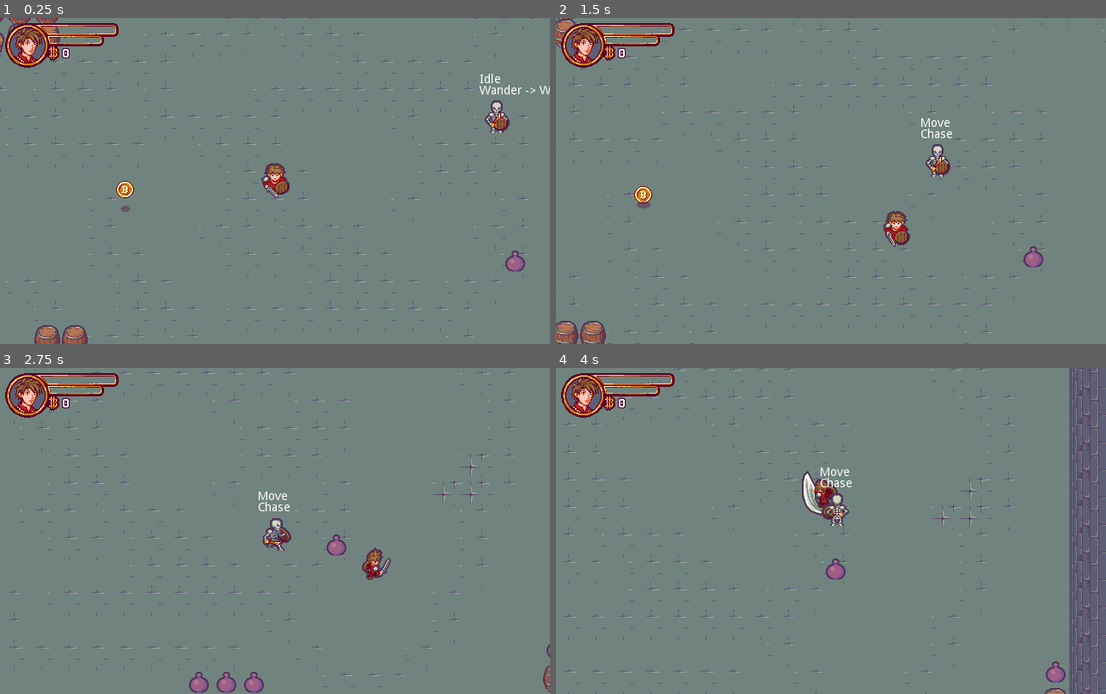
Above: before the commit, frames 1-4 (two rows, left to right).
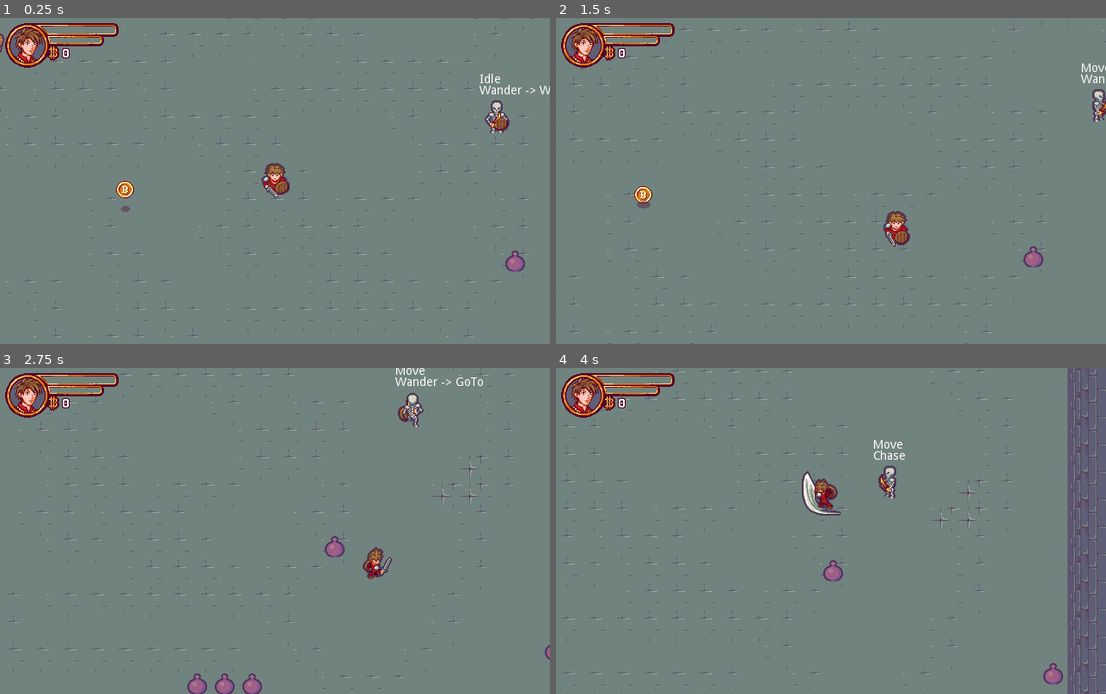
Above: after the commit, the same moments.

Repository: Franofarion/Godot-2D-ZeldIsaac-Tutorial
Game: Godot game, scene res://Scenes/Levels/Level.tscn
Same seed, same stepped clock (60 frames per second), same inputs: the game is played once before the commit and once after it. Sound files missing from this copy of the repository are replaced by a short silence.
Inputs:
- Up to frame 1 (0.25 s): no input
- Up to frame 2 (1.5 s): tap Enter (ui_accept) at 0.5, 0.77 s; hold Right (ui_right) 0.53-1.28 s; hold Down (ui_down) from 1.28 s (still down)
- Up to frame 3 (2.75 s): tap Enter (ui_accept) at 1.52 s; release Down (ui_down) at 2.03 s; hold Right (ui_right) from 2.03 s (still down)
- Up to frame 4 (4 s): release Right (ui_right) at 2.78 s; hold Up (ui_up) 2.78-3.53 s; tap Enter (ui_accept) at 3.02, 3.77 s; hold Left (ui_left) from 3.53 s (still down)

The runs differ from the first frame. In frame 1, 0.7% of the frame differs, in the area x 0-72%, y 0-100%; in frame 2, 1.4%; in frame 3, 4.0%; in frame 4, 6.8%, in the area x 1-100%, y 0-100%.

Commit message:
pathfinder / astar

Diff:
--- a/Autoload/Events.gd
+++ b/Autoload/Events.gd
@@ -4,4 +4,6 @@
 
 signal spawn_coin(pos)
 signal coin_collected()
-signal nb_coins_changed()
+signal nb_coins_changed(nb_coins)
+
+signal obstacle_destroyed(obstacles)
--- a/Scenes/Actors/Character/CharacterSpriteFrame.tres
+++ b/Scenes/Actors/Character/CharacterSpriteFrame.tres
@@ -1,6 +1,70 @@
 [gd_resource type="SpriteFrames" load_steps=34 format=2]
 
 [ext_resource path="res://Scenes/Actors/Character/Sprites/Character_SpriteSheet.png" type="Texture" id=1]
+
+[sub_resource type="AtlasTexture" id=10]
+atlas = ExtResource( 1 )
+region = Rect2( 0, 0, 64, 64 )
+
+[sub_resource type="AtlasTexture" id=11]
+atlas = ExtResource( 1 )
+region = Rect2( 64, 0, 64, 64 )
+
+[sub_resource type="AtlasTexture" id=12]
+atlas = ExtResource( 1 )
+region = Rect2( 128, 0, 64, 64 )
+
+[sub_resource type="AtlasTexture" id=13]
+atlas = ExtResource( 1 )
+region = Rect2( 192, 0, 64, 64 )
+
+[sub_resource type="AtlasTexture" id=14]
+atlas = ExtResource( 1 )
+region = Rect2( 0, 192, 64, 64 )
+
+[sub_resource type="AtlasTexture" id=15]
+atlas = ExtResource( 1 )
+region = Rect2( 64, 192, 64, 64 )
+
+[sub_resource type="AtlasTexture" id=16]
+atlas = ExtResource( 1 )
+region = Rect2( 128, 192, 64, 64 )
+
+[sub_resource type="AtlasTexture" id=17]
+atlas = ExtResource( 1 )
+region = Rect2( 192, 192, 64, 64 )
+
+[sub_resource type="AtlasTexture" id=2]
+atlas = ExtResource( 1 )
+region = Rect2( 0, 128, 64, 64 )
+
+[sub_resource type="AtlasTexture" id=3]
+atlas = ExtResource( 1 )
+region = Rect2( 64, 128, 64, 64 )
+
+[sub_resource type="AtlasTexture" id=4]
+atlas = ExtResource( 1 )
+region = Rect2( 128, 128, 64, 64 )
+
+[sub_resource type="AtlasTexture" id=5]
+atlas = ExtResource( 1 )
+region = Rect2( 192, 128, 64, 64 )
+
+[sub_resource type="AtlasTexture" id=6]
+atlas = ExtResource( 1 )
+region = Rect2( 0, 64, 64, 64 )
+
+[sub_resource type="AtlasTexture" id=7]
+atlas = ExtResource( 1 )
+region = Rect2( 64, 64, 64, 64 )
+
+[sub_resource type="AtlasTexture" id=8]
+atlas = ExtResource( 1 )
+region = Rect2( 128, 64, 64, 64 )
+
+[sub_resource type="AtlasTexture" id=9]
+atlas = ExtResource( 1 )
+region = Rect2( 192, 64, 64, 64 )
 
 [sub_resource type="AtlasTexture" id=32]
 atlas = ExtResource( 1 )
@@ -66,72 +130,28 @@
 atlas = ExtResource( 1 )
 region = Rect2( 448, 64, 64, 64 )
 
-[sub_resource type="AtlasTexture" id=10]
-atlas = ExtResource( 1 )
-region = Rect2( 0, 0, 64, 64 )
-
-[sub_resource type="AtlasTexture" id=11]
-atlas = ExtResource( 1 )
-region = Rect2( 64, 0, 64, 64 )
-
-[sub_resource type="AtlasTexture" id=12]
-atlas = ExtResource( 1 )
-region = Rect2( 128, 0, 64, 64 )
-
-[sub_resource type="AtlasTexture" id=13]
-atlas = ExtResource( 1 )
-region = Rect2( 192, 0, 64, 64 )
-
-[sub_resource type="AtlasTexture" id=14]
-atlas = ExtResource( 1 )
-region = Rect2( 0, 192, 64, 64 )
-
-[sub_resource type="AtlasTexture" id=15]
-atlas = ExtResource( 1 )
-region = Rect2( 64, 192, 64, 64 )
-
-[sub_resource type="AtlasTexture" id=16]
-atlas = ExtResource( 1 )
-region = Rect2( 128, 192, 64, 64 )
-
-[sub_resource type="AtlasTexture" id=17]
-atlas = ExtResource( 1 )
-region = Rect2( 192, 192, 64, 64 )
-
-[sub_resource type="AtlasTexture" id=2]
-atlas = ExtResource( 1 )
-region = Rect2( 0, 128, 64, 64 )
-
-[sub_resource type="AtlasTexture" id=3]
-atlas = ExtResource( 1 )
-region = Rect2( 64, 128, 64, 64 )
-
-[sub_resource type="AtlasTexture" id=4]
-atlas = ExtResource( 1 )
-region = Rect2( 128, 128, 64, 64 )
-
-[sub_resource type="AtlasTexture" id=5]
-atlas = ExtResource( 1 )
-region = Rect2( 192, 128, 64, 64 )
-
-[sub_resource type="AtlasTexture" id=6]
-atlas = ExtResource( 1 )
-region = Rect2( 0, 64, 64, 64 )
-
-[sub_resource type="AtlasTexture" id=7]
-atlas = ExtResource( 1 )
-region = Rect2( 64, 64, 64, 64 )
-
-[sub_resource type="AtlasTexture" id=8]
-atlas = ExtResource( 1 )
-region = Rect2( 128, 64, 64, 64 )
-
-[sub_resource type="AtlasTexture" id=9]
-atlas = ExtResource( 1 )
-region = Rect2( 192, 64, 64, 64 )
-
 [resource]
 animations = [ {
+"frames": [ SubResource( 10 ), SubResource( 11 ), SubResource( 12 ), SubResource( 13 ) ],
+"loop": true,
+"name": "MoveDown",
+"speed": 8.0
+}, {
+"frames": [ SubResource( 14 ), SubResource( 15 ), SubResource( 16 ), SubResource( 17 ) ],
+"loop": true,
+"name": "MoveLeft",
+"speed": 8.0
+}, {
+"frames": [ SubResource( 2 ), SubResource( 3 ), SubResource( 4 ), SubResource( 5 ) ],
+"loop": true,
+"name": "MoveRight",
+"speed": 8.0
+}, {
+"frames": [ SubResource( 6 ), SubResource( 7 ), SubResource( 8 ), SubResource( 9 ) ],
+"loop": true,
+"name": "MoveUp",
+"speed": 8.0
+}, {
 "frames": [ SubResource( 32 ) ],
 "loop": true,
 "name": "IdleLeft",
@@ -171,24 +191,4 @@
 "loop": false,
 "name": "AttackUp",
 "speed": 8.0
-}, {
-"frames": [ SubResource( 10 ), SubResource( 11 ), SubResource( 12 ), SubResource( 13 ) ],
-"loop": true,
-"name": "MoveDown",
-"speed": 8.0
-}, {
-"frames": [ SubResource( 14 ), SubResource( 15 ), SubResource( 16 ), SubResource( 17 ) ],
-"loop": true,
-"name": "MoveLeft",
-"speed": 8.0
-}, {
-"frames": [ SubResource( 2 ), SubResource( 3 ), SubResource( 4 ), SubResource( 5 ) ],
-"loop": true,
-"name": "MoveRight",
-"speed": 8.0
-}, {
-"frames": [ SubResource( 6 ), SubResource( 7 ), SubResource( 8 ), SubResource( 9 ) ],
-"loop": true,
-"name": "MoveUp",
-"speed": 8.0
 } ]
--- a/Scenes/Actors/Enemy/BehaviourState/WanderState.gd
+++ b/Scenes/Actors/Enemy/BehaviourState/WanderState.gd
@@ -2,7 +2,7 @@
 class_name WanderState
 
 export var min_wander_distance := 50.0
-export var max_wander_distance := 100.0
+export var max_wander_distance := 200.0
 
 func _ready():
 	var __ = $Wait.connect("wait_time_finished", self, "_on_Wait_wait_time_finished")
@@ -12,19 +12,26 @@
 
 #### LOGIC ####
 
-func _generate_new_destination() -> Vector2:
+func _generate_random_destination() -> Vector2:
 	var angle = deg2rad(rand_range(0.0, 360.0))
 	var direction = Vector2(cos(angle), sin(angle))
 	var distance = rand_range(min_wander_distance, max_wander_distance)
 
 	return owner.global_position + direction * distance
 
+func _find_wander_destination() -> Vector2:
+	var pos = _generate_random_destination()
+	if owner.pathfinder != null:
+		if !owner.pathfinder.is_position_valid(pos):
+			# doing recursive instead of while loop
+			return _find_wander_destination()
+	return pos
 
 
 #### SIGNAL RESPONSES ####
 
 func _on_Wait_wait_time_finished() -> void:
-	owner.update_move_path(_generate_new_destination())
+	owner.update_move_path(_find_wander_destination())
 	set_state("GoTo")
 
 func _on_Enemy_move_path_finished() -> void:
--- a/Scenes/Actors/Enemy/Enemy.gd
+++ b/Scenes/Actors/Enemy/Enemy.gd
@@ -7,6 +7,8 @@
 
 var target : Node2D = null
 var path : Array = []
+
+var pathfinder : Pathfinder = null
 
 var target_in_chase_area : bool = false setget set_target_in_chase_area
 var target_in_attack_area : bool = false setget set_target_in_attack_area
@@ -57,7 +59,10 @@
 		behaviour_tree.set_state("Wander")
 
 func update_move_path(dest: Vector2) -> void:
-	path = [dest]
+	if pathfinder == null:
+		path = [dest]
+	else:
+		path = pathfinder.find_path(global_position, dest)
 
 func move_along_path(delta: float) -> void:
 	if path.empty():
--- a/Scenes/Actors/Enemy/Enemy.tscn
+++ b/Scenes/Actors/Enemy/Enemy.tscn
@@ -2,7 +2,7 @@
 
 [ext_resource path="res://Scenes/Actors/Actor.tscn" type="PackedScene" id=1]
 
-[node name="Enemy" instance=ExtResource( 1 )]
+[node name="Enemy" groups=["Enemy"] instance=ExtResource( 1 )]
 
 [node name="ChaseArea" type="Area2D" parent="." index="4"]
 
--- a/Scenes/Actors/Enemy/Skeleton/Skeleton.tscn
+++ b/Scenes/Actors/Enemy/Skeleton/Skeleton.tscn
@@ -13,6 +13,7 @@
 [ext_resource path="res://Scenes/Actors/Enemy/BehaviourState/GoToState.gd" type="Script" id=11]
 
 [sub_resource type="CircleShape2D" id=1]
+radius = 8.0
 
 [sub_resource type="RectangleShape2D" id=2]
 extents = Vector2( 20, 10 )
--- a/Scenes/InteractiveObjects/Chest/Chest.tscn
+++ b/Scenes/InteractiveObjects/Chest/Chest.tscn
@@ -4,6 +4,10 @@
 [ext_resource path="res://Scenes/InteractiveObjects/Chest/Chest.gd" type="Script" id=2]
 [ext_resource path="res://StateMachine/StateMachine.gd" type="Script" id=3]
 [ext_resource path="res://StateMachine/State.gd" type="Script" id=4]
+
+[sub_resource type="AtlasTexture" id=1]
+atlas = ExtResource( 1 )
+region = Rect2( 0, 0, 64, 64 )
 
 [sub_resource type="AtlasTexture" id=2]
 atlas = ExtResource( 1 )
@@ -21,27 +25,23 @@
 atlas = ExtResource( 1 )
 region = Rect2( 256, 0, 64, 64 )
 
-[sub_resource type="AtlasTexture" id=1]
-atlas = ExtResource( 1 )
-region = Rect2( 0, 0, 64, 64 )
-
 [sub_resource type="SpriteFrames" id=6]
 animations = [ {
+"frames": [ SubResource( 1 ) ],
+"loop": false,
+"name": "Idle",
+"speed": 5.0
+}, {
 "frames": [ SubResource( 2 ), SubResource( 3 ), SubResource( 4 ), SubResource( 5 ) ],
 "loop": false,
 "name": "Open",
 "speed": 10.0
-}, {
-"frames": [ SubResource( 1 ) ],
-"loop": false,
-"name": "Idle",
-"speed": 5.0
 } ]
 
 [sub_resource type="RectangleShape2D" id=7]
 extents = Vector2( 14, 11 )
 
-[node name="Chest" type="StaticBody2D"]
+[node name="Chest" type="StaticBody2D" groups=["Obstacle"]]
 script = ExtResource( 2 )
 
 [node name="AnimatedSprite" type="AnimatedSprite" parent="."]
--- a/Scenes/InteractiveObjects/Jar/Jar.gd
+++ b/Scenes/InteractiveObjects/Jar/Jar.gd
@@ -14,11 +14,14 @@
 func destroy() -> void:
 	if state != STATE.IDLE:
 		return
+
+	EVENTS.emit_signal("obstacle_destroyed", self)
 	state = STATE.BREAKING
 	animated_sprite.play('Break')
 	colision_shape.set_disabled(true)
 
 
+
 func _on_AnimatedSprite_animation_finished():
 	if animated_sprite.get_animation() == 'Break':
 		state = STATE.BROKEN
--- a/Scenes/InteractiveObjects/Jar/Jar.tscn
+++ b/Scenes/InteractiveObjects/Jar/Jar.tscn
@@ -2,6 +2,10 @@
 
 [ext_resource path="res://Scenes/InteractiveObjects/Jar/Jar_SpriteSheet.png" type="Texture" id=1]
 [ext_resource path="res://Scenes/InteractiveObjects/Jar/Jar.gd" type="Script" id=2]
+
+[sub_resource type="AtlasTexture" id=2]
+atlas = ExtResource( 1 )
+region = Rect2( 0, 0, 64, 64 )
 
 [sub_resource type="AtlasTexture" id=3]
 atlas = ExtResource( 1 )
@@ -23,26 +27,23 @@
 atlas = ExtResource( 1 )
 region = Rect2( 320, 0, 64, 64 )
 
-[sub_resource type="AtlasTexture" id=2]
-atlas = ExtResource( 1 )
-region = Rect2( 0, 0, 64, 64 )
-
 [sub_resource type="SpriteFrames" id=8]
 animations = [ {
+"frames": [ SubResource( 2 ) ],
+"loop": false,
+"name": "Idle",
+"speed": 5.0
+}, {
 "frames": [ SubResource( 3 ), SubResource( 4 ), SubResource( 5 ), SubResource( 6 ), SubResource( 7 ) ],
 "loop": false,
 "name": "Break",
 "speed": 10.0
-}, {
-"frames": [ SubResource( 2 ) ],
-"loop": false,
-"name": "Idle",
-"speed": 5.0
 } ]
 
 [sub_resource type="CircleShape2D" id=1]
+radius = 8.0
 
-[node name="Jar" type="StaticBody2D"]
+[node name="Jar" type="StaticBody2D" groups=["Obstacle"]]
 script = ExtResource( 2 )
 
 [node name="AnimatedSprite" type="AnimatedSprite" parent="."]
--- a/Scenes/Levels/Level.gd
+++ b/Scenes/Levels/Level.gd
@@ -1,5 +1,12 @@
-extends Node2D
+extends YSort
+
+onready var pathfinder = $Tilemap/Pathfinder
+
 
 func _ready() -> void:
 	OS.window_fullscreen = true
 	OS.window_maximized = true
+
+	var enemies = get_tree().get_nodes_in_group('Enemy')
+	for enemy in enemies:
+		enemy.pathfinder = pathfinder
--- a/Scenes/Levels/Level.tscn
+++ b/Scenes/Levels/Level.tscn
@@ -13,6 +13,7 @@
 [ext_resource path="res://Scenes/UI/HUD/HUD.gd" type="Script" id=11]
 [ext_resource path="res://Scenes/Levels/CoinFactory.gd" type="Script" id=12]
 [ext_resource path="res://Scenes/Actors/Enemy/Skeleton/Skeleton.tscn" type="PackedScene" id=13]
+[ext_resource path="res://Scenes/Levels/Pathfinder.gd" type="Script" id=14]
 
 [sub_resource type="ConvexPolygonShape2D" id=2]
 points = PoolVector2Array( 32, 32, 0, 32, 0, 0, 32, 0 )
@@ -207,7 +208,7 @@
 "shape_transform": Transform2D( 1, 0, 0, 1, 0, 0 )
 } ]
 3/z_index = 0
-4/name = "Tileset.png 4"
+4/name = "Wall"
 4/texture = ExtResource( 2 )
 4/tex_offset = Vector2( 0, 0 )
 4/modulate = Color( 1, 1, 1, 1 )
@@ -421,7 +422,7 @@
 "shape_transform": Transform2D( 1, 0, 0, 1, 0, 0 )
 } ]
 4/z_index = 0
-5/name = "Tileset.png 5"
+5/name = "Floor"
 5/texture = ExtResource( 2 )
 5/tex_offset = Vector2( 0, 0 )
 5/modulate = Color( 1, 1, 1, 1 )
@@ -454,17 +455,14 @@
 "_edit_lock_": true
 }
 
-[node name="Wall&Ground" type="TileMap" parent="."]
+[node name="Tilemap" type="TileMap" parent="."]
 tile_set = SubResource( 1 )
 cell_size = Vector2( 32, 32 )
 format = 1
 tile_data = PoolIntArray( 0, 4, 0, 1, 4, 196612, 2, 4, 196612, 3, 4, 196612, 4, 4, 196612, 5, 4, 196612, 6, 4, 196612,  …(9240 unchanged characters)…
 
-[node name="Decoration" type="TileMap" parent="."]
-tile_set = SubResource( 1 )
-cell_size = Vector2( 32, 32 )
-format = 1
-tile_data = PoolIntArray( 15, 3, 0, 65538, 2, 0, 65539, 2, 0, 65540, 2, 0, 131075, 2, 0, 131076, 2, 0, 131079, 5, 0, 131080, 5, 0, 131101, 5, 3, 196610, 5, 3, 196615, 5, 0, 262171, 5, 0, 524303, 5, 0, 524304, 5, 0, 589839, 5, 0, 589840, 5, 0, 589847, 5, 0, 851972, 2, 0, 851973, 2, 0, 917507, 2, 0, 917508, 2, 0, 917509, 2, 0, 917521, 5, 0, 983043, 2, 0, 983044, 2, 0, 983045, 2, 0, 983069, 2, 0 )
+[node name="Pathfinder" type="Node" parent="Tilemap"]
+script = ExtResource( 14 )
 
 [node name="Character" parent="." instance=ExtResource( 1 )]
 position = Vector2( 409, 272 )
--- /dev/null
+++ b/Scenes/Levels/Pathfinder.gd
@@ -0,0 +1,97 @@
+extends Node
+class_name Pathfinder
+
+onready var tilemap = get_parent()
+
+var astar = AStar2D.new()
+
+var room_size := Vector2.ZERO
+
+#### ACCESSORS ####
+func is_position_valid(pos: Vector2) -> bool:
+	var cell = tilemap.world_to_map(pos)
+	var point_id = _compute_point_index(cell)
+	return astar.has_point(point_id) && !astar.is_point_disabled(point_id)
+
+#### BUILT-IN ####
+func _ready() -> void:
+	var __ = EVENTS.connect("obstacle_destroyed", self, "_on_EVENTS_obstacle_destroyed")
+	room_size = tilemap.get_used_rect().size
+	_init_astar()
+	_disable_all_obstacles_points()
+
+#### LOGIC ####
+func find_path(from: Vector2, to: Vector2) -> PoolVector2Array:
+	var from_cell = tilemap.world_to_map(from)
+	var to_cell = tilemap.world_to_map(to)
+
+	var from_cell_id = _compute_point_index(from_cell)
+	var to_cell_id = _compute_point_index(to_cell)
+
+	var point_path = astar.get_point_path(from_cell_id, to_cell_id)
+	var path := PoolVector2Array()
+
+	for i in range(point_path.size()):
+		if i == 0:
+			continue
+
+		var point = point_path[i]
+		var pos = tilemap.map_to_world(point) if i != point_path.size() - 1 else to
+		path.append(pos)
+
+	return path
+
+
+func _init_astar() -> void:
+	var cells_array = tilemap.get_used_cells()
+
+	# add every floor cell as a point in the astar
+	for cell in cells_array:
+		var tile_id = tilemap.get_cellv(cell)
+		var tile_name = tilemap.tile_set.tile_get_name(tile_id)
+
+		if tile_name == 'Floor':
+			var point_id = _compute_point_index(cell)
+			astar.add_point(point_id, cell)
+
+	_astar_connect_points(cells_array, false)
+
+func _astar_connect_points(points_array: Array, connect_diagonals : bool = true) -> void:
+	for point in points_array:
+		var point_index = _compute_point_index(point)
+
+		if !astar.has_point(point_index):
+			continue
+
+		for x_offset in range(3):
+			for y_offset in range(3):
+				if !connect_diagonals && x_offset in [0, 2] && y_offset in [0, 2]:
+					continue
+
+				var point_relative = Vector2(point.x + x_offset - 1, point.y + y_offset - 1)
+				var point_rel_id = _compute_point_index(point_relative)
+
+				if point_relative == point or !astar.has_point(point_rel_id):
+					continue
+
+				astar.connect_points(point_index, point_rel_id)
+
+
+
+func _disable_all_obstacles_points() -> void:
+	for obstacle in get_tree().get_nodes_in_group("Obstacle"):
+		_update_obstacle_point(obstacle, true)
+
+func _update_obstacle_point(obstacle: Node2D, disabled: bool) -> void:
+	var obstacle_pos = obstacle.get_global_position()
+	var cell = tilemap.world_to_map(obstacle_pos)
+	var point_id = _compute_point_index(cell)
+
+	astar.set_point_disabled(point_id, disabled)
+
+func _compute_point_index(cell: Vector2) -> int:
+	return int(abs(cell.x + room_size.x * cell.y))
+
+#### SIGNAL RESPONSES ####
+func _on_EVENTS_obstacle_destroyed(obstacle: Node2D) -> void:
+	_update_obstacle_point(obstacle, false)
--- a/project.godot
+++ b/project.godot
@@ -65,6 +65,11 @@
 "path": "res://Scenes/Actors/Enemy/BehaviourState/GoToState.gd"
 }, {
 "base": "Node",
+"class": "Pathfinder",
+"language": "GDScript",
+"path": "res://Scenes/Levels/Pathfinder.gd"
+}, {
+"base": "Node",
 "class": "State",
 "language": "GDScript",
 "path": "res://StateMachine/State.gd"
@@ -101,6 +106,7 @@
 "Enemy": "",
 "EnemyMoveState": "",
 "GoToState": "",
+"Pathfinder": "",
 "State": "",
 "StateLabel": "",
 "StateMachine": "",
Not shown: 1 places in Scenes/Levels/Level.tscn that only renumber resources
